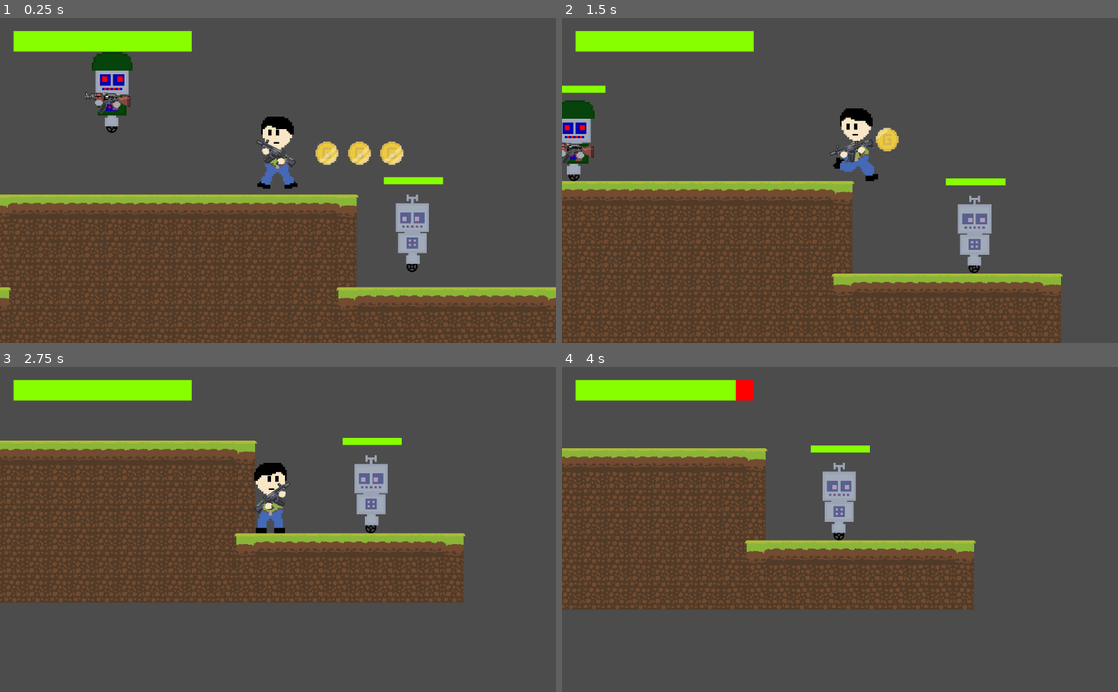
Above: before the commit, frames 1-4 (two rows, left to right).
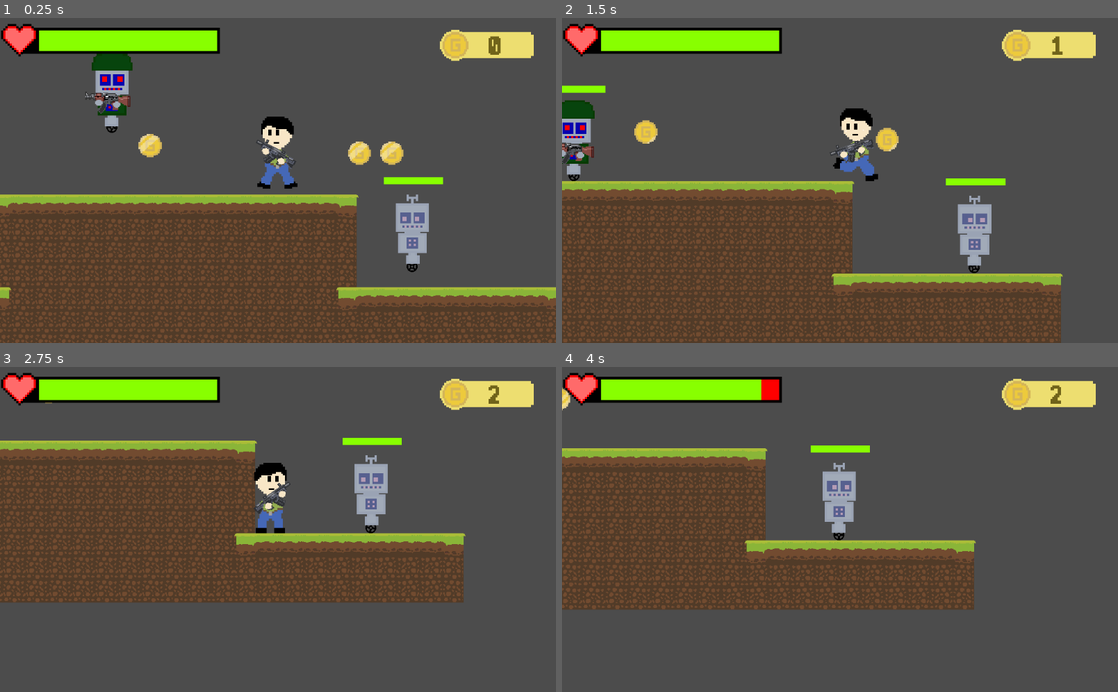
Above: after the commit, the same moments.

Repository: megarubber/green
Game: Godot game, scene res://levels/TestLevel.tscn
Same seed, same stepped clock (60 frames per second), same inputs: the game is played once before the commit and once after it.
Inputs (mouse positions are in pixels of both pictures, inside the frame that each line leads up to):
- Up to frame 1 (0.25 s): no input
- Up to frame 2 (1.5 s): move the mouse to (962, 164) at 0.52 s; hold Right (ui_right) from 0.53 s (still down); tap Up (ui_up) at 0.77 s; move the mouse to (728, 196) at 1.27 s
- Up to frame 3 (2.75 s): tap Up (ui_up) at 1.52 s; move the mouse to (333, 458) at 2.02 s; release Right (ui_right) at 2.03 s; hold Left (ui_left) from 2.03 s (still down)
- Up to frame 4 (4 s): move the mouse to (812, 594) at 2.77 s; release Left (ui_left) at 2.78 s; hold Right (ui_right) from 2.78 s (still down); tap Up (ui_up) at 3.02, 3.77 s; move the mouse to (1006, 578) at 3.52 s

The runs differ from the first frame. In frame 1, 3.7% of the frame differs, in the area x 0-96%, y 1-46%; in frame 2, 3.2%; in frame 3, 2.9%; in frame 4, 3.2%.

Commit message:
feat: hud collectables

Diff:
--- a/collectables/coin/Coin.gd
+++ b/collectables/coin/Coin.gd
@@ -7,9 +7,11 @@
 	anim.play("default")
 	anim.scale = Vector2(1, 1)
 
-func _on_Coin_body_entered(_body) -> void:
-	anim.play("collected")
-	anim.scale = Vector2(1.5, 1.5)
+func _on_Coin_body_entered(body) -> void:
+	if body.is_in_group("player"):
+		anim.play("collected")
+		anim.scale = Vector2(1.5, 1.5)
+		Global.coins += 1
 
 func _on_AnimatedSprite_animation_finished() -> void:
 	if anim.get_animation() == "collected":
--- a/collectables/coin/Coin.tscn
+++ b/collectables/coin/Coin.tscn
@@ -36,7 +36,7 @@
 
 [node name="AnimatedSprite" type="AnimatedSprite" parent="."]
 frames = SubResource( 1 )
-frame = 3
+frame = 1
 playing = true
 
 [node name="CollisionShape2D" type="CollisionShape2D" parent="."]
--- a/levels/TestLevel.tscn
+++ b/levels/TestLevel.tscn
@@ -368,7 +368,7 @@
 [node name="HUD" parent="." instance=ExtResource( 5 )]
 
 [node name="Coin" parent="." instance=ExtResource( 6 )]
-position = Vector2( 423, -115 )
+position = Vector2( -65, -136 )
 scale = Vector2( 2, 2 )
 
 [node name="Coin2" parent="." instance=ExtResource( 6 )]
--- a/others/Global.gd
+++ b/others/Global.gd
@@ -1,3 +1,4 @@
 extends Node2D
 
 var hit_side
+var coins = 0
--- a/others/bullet/Bullet.gd
+++ b/others/bullet/Bullet.gd
@@ -54,13 +54,7 @@
 		if body.is_in_group("enemy") || body.is_in_group("player"):
 			queue_free()
 
-func _on_LeftDamageArea_area_entered(_area) -> void:
-	if position.x > player.global_position.x:
-		Global.hit_side = -1
-	else:
-		Global.hit_side = 1
-
-func _on_RightDamageArea_area_entered(_area) -> void:
+func _on_DamageArea_area_entered(_area):
 	if position.x < player.global_position.x:
 		Global.hit_side = 1
 	else:
--- a/others/bullet/EnemyBullet.tscn
+++ b/others/bullet/EnemyBullet.tscn
@@ -99,7 +99,7 @@
 }
 
 [sub_resource type="RectangleShape2D" id=5]
-extents = Vector2( 6.82745, 8.35592 )
+extents = Vector2( 21.1957, 8.35592 )
 
 [node name="EnemyBullet" type="Area2D" groups=["bullets", "bullets_enemy"]]
 collision_layer = 32
@@ -124,27 +124,16 @@
 anims/Explosion = SubResource( 3 )
 anims/RESET = SubResource( 4 )
 
-[node name="LeftDamageArea" type="Area2D" parent="." groups=["hitbox"]]
+[node name="DamageArea" type="Area2D" parent="." groups=["hitbox"]]
 position = Vector2( -1, 53 )
 scale = Vector2( 0.613333, 0.613334 )
 collision_layer = 16
 collision_mask = 17
 
-[node name="CollisionShape2D" type="CollisionShape2D" parent="LeftDamageArea"]
-position = Vector2( -9.78262, -86.4129 )
-shape = SubResource( 5 )
-
-[node name="RightDamageArea" type="Area2D" parent="." groups=["hitbox"]]
-position = Vector2( -1, 53 )
-scale = Vector2( 0.613333, 0.613334 )
-collision_layer = 16
-collision_mask = 17
-
-[node name="CollisionShape2D" type="CollisionShape2D" parent="RightDamageArea"]
-position = Vector2( 19.2595, -86.2092 )
+[node name="CollisionShape2D" type="CollisionShape2D" parent="DamageArea"]
+position = Vector2( 4.8913, -86.2092 )
 shape = SubResource( 5 )
 
 [connection signal="body_entered" from="." to="." method="_on_Bullet_body_entered"]
 [connection signal="screen_exited" from="VisibilityNotifier2D" to="." method="_on_VisibilityNotifier2D_screen_exited"]
-[connection signal="area_entered" from="LeftDamageArea" to="." method="_on_LeftDamageArea_area_entered"]
-[connection signal="area_entered" from="RightDamageArea" to="." method="_on_RightDamageArea_area_entered"]
+[connection signal="area_entered" from="DamageArea" to="." method="_on_DamageArea_area_entered"]
--- /dev/null
+++ b/others/hud/CounterCoins.gd
@@ -0,0 +1,4 @@
+extends Label
+
+func _process(_delta) -> void:
+	set_text(String(Global.coins))
--- a/others/hud/HUD.tscn
+++ b/others/hud/HUD.tscn
@@ -1,12 +1,67 @@
-[gd_scene load_steps=2 format=2]
+[gd_scene load_steps=7 format=2]
 
 [ext_resource path="res://others/lifebar/Lifebar.tscn" type="PackedScene" id=1]
+[ext_resource path="res://others/hud/coin-counter.png" type="Texture" id=2]
+[ext_resource path="res://others/hud/CounterCoins.gd" type="Script" id=3]
+[ext_resource path="res://others/hud/health_heart.png" type="Texture" id=4]
+
+[sub_resource type="DynamicFontData" id=1]
+antialiased = false
+font_path = "res://others/fonts/Pixellari.ttf"
+
+[sub_resource type="DynamicFont" id=2]
+size = 50
+font_data = SubResource( 1 )
 
 [node name="HUD" type="CanvasLayer"]
 
-[node name="Lifebar" parent="." instance=ExtResource( 1 )]
-margin_left = 25.0
-margin_top = 24.0
-margin_right = 355.936
-margin_bottom = 88.0
+[node name="Health" type="Control" parent="."]
+margin_right = 40.0
+margin_bottom = 40.0
+
+[node name="ColorRect" type="ColorRect" parent="Health"]
+margin_left = 33.0
+margin_top = 18.0
+margin_right = 405.0
+margin_bottom = 66.0
+color = Color( 0, 0, 0, 1 )
+
+[node name="Lifebar" parent="Health" instance=ExtResource( 1 )]
+margin_left = 72.0
+margin_top = 23.0
+margin_right = 610.56
+margin_bottom = 87.0
 rect_scale = Vector2( 0.6, 0.6 )
+
+[node name="Icon" type="TextureRect" parent="Health"]
+margin_left = 2.0
+margin_top = 11.0
+margin_right = 42.0
+margin_bottom = 51.0
+rect_scale = Vector2( 2, 2 )
+texture = ExtResource( 4 )
+
+[node name="Coins" type="Control" parent="."]
+margin_left = 813.0
+margin_top = 28.0
+margin_right = 995.0
+margin_bottom = 95.0
+
+[node name="Icon" type="TextureRect" parent="Coins"]
+margin_left = -3.0
+margin_top = -6.0
+margin_right = 112.0
+margin_bottom = 34.0
+rect_scale = Vector2( 1.5, 1.5 )
+texture = ExtResource( 2 )
+
+[node name="CounterCoins" type="Label" parent="Coins"]
+margin_left = 84.0
+margin_top = 2.0
+margin_right = 218.0
+margin_bottom = 62.0
+rect_pivot_offset = Vector2( 56, 30 )
+custom_colors/font_color = Color( 0.443137, 0.392157, 0.105882, 1 )
+custom_fonts/font = SubResource( 2 )
+text = "0"
+script = ExtResource( 3 )
--- a/player/Player.gd
+++ b/player/Player.gd
@@ -24,7 +24,7 @@
 onready var anim_eyes = $HeadSprite/AnimationEyes
 
 # Referencing lifebar from HUD
-onready var lifebar = get_tree().get_current_scene().get_node("HUD/Lifebar")
+onready var lifebar = get_tree().get_current_scene().get_node("HUD/Health/Lifebar")
 
 func _ready() -> void:
 	z_index = -2
Not shown, changed: ideias.txt
Binary file added: others/fonts/Pixellari.ttf
Binary file added: others/hud/coin-counter.png
Not shown, added: others/hud/coin-counter.png.import
Binary file added: others/hud/health_heart.png
Not shown, added: others/hud/health_heart.png.import
